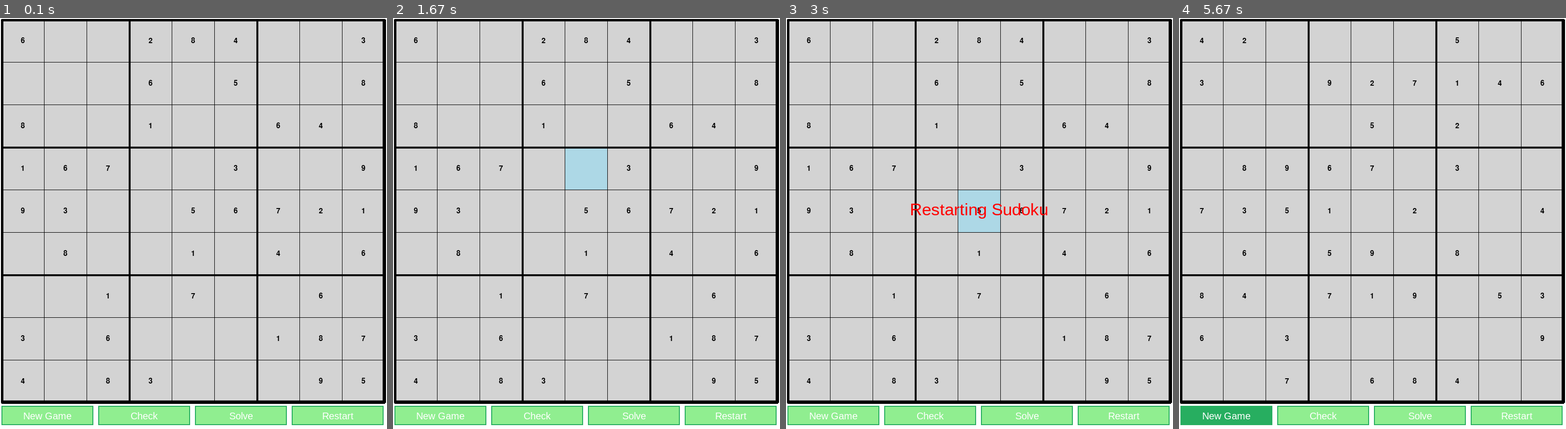
Above: before the commit, frames 1-4 (left to right).
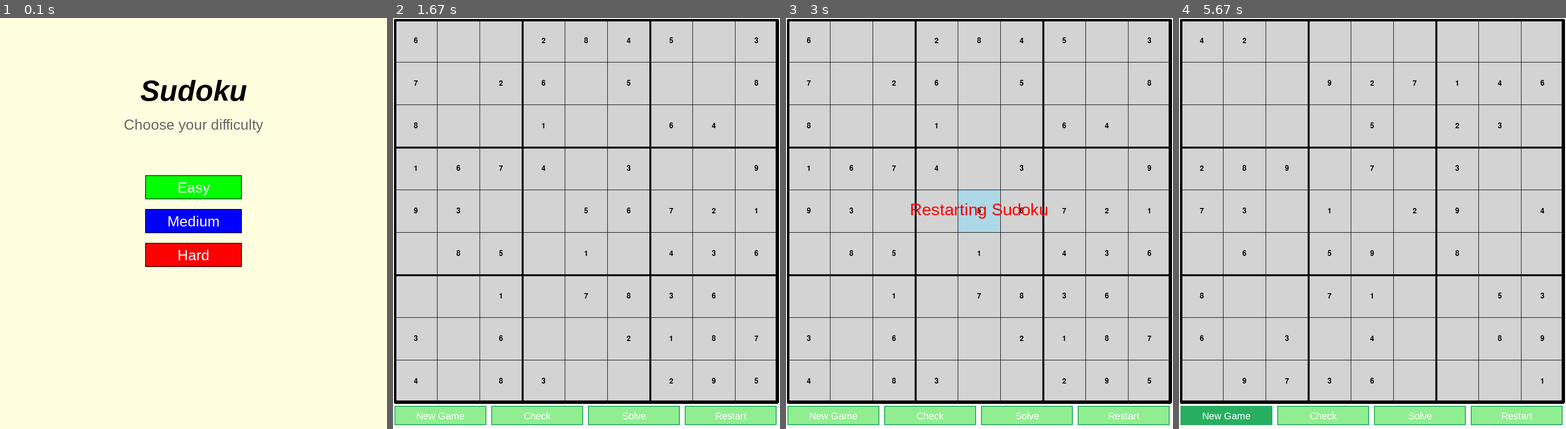
Above: after the commit, the same moments.

Repository: jeanbapd/Sudoku-pygame
Game: pygame game, started from main.py
Two runs of this game, one before a commit and one after it. Both use one fixed random seed, a clock stepped at 60 frames per second and the inputs below.
Inputs (mouse positions are in pixels of both pictures, inside the frame that each line leads up to):
- Up to frame 1 (0.1 s): no input
- Up to frame 2 (1.67 s): click (586, 186) at 0.88 s, where only the run after the commit has a clickable "Easy"; tap 1 at 1.17 s; tap 0 at 1.5 s
- Up to frame 3 (3 s): click "Restart" at 1.88 s; tap 2 at 2.17 s; tap 6 at 2.5 s; click "Restarting Sudoku" at 2.88 s
- Up to frame 4 (5.67 s): hold Up 3.17-3.63 s; click "New Game" at 3.72 s; hold 3 4-4.47 s; hold Right 4-4.47 s; tap 4 at 4.5 s; tap 7 at 4.83 s; hold 5 5.17-5.63 s; hold Right 5.17-5.63 s

The runs differ from the first frame. In frame 1, 100% of the frame differs, in the area x 0-100%, y 0-100%; in frame 2, 1.2%; in frame 3, less than 0.1%; in frame 4, 0.2%.

Commit message:
feat: Update main to add the menu

Diff:
--- a/main.py
+++ b/main.py
@@ -8,6 +8,8 @@
 from src.grid import Grid
 
 from src.constant import *
+from src.menu import Menu
+
 
 def main():
     """
@@ -23,9 +25,14 @@
 
     clock = pygame.time.Clock()#Create clock for FPS
 
-    game = Grid()#Create the grid
+    #Game state
+    STATE_MENU = "menu"
+    STATE_GAME = "game"
+    current_state = STATE_MENU
 
-    game.generate_new_game()#Generate the game
+    menu = Menu(screen)
+
+    game = None
 
     grid_px = GRID_PX
     offset_x = (WINDOW_WIDTH - grid_px) // 2 - 1
@@ -47,93 +54,104 @@
     while running:
         #Handle pygame.QUIT event
         for event in pygame.event.get():
-            match event.type:
-                case pygame.QUIT:
-                    running = False
-                case pygame.MOUSEBUTTONDOWN:
-                    #Get mouse position
-                    pos = pygame.mouse.get_pos()
+            if event.type == pygame.QUIT:
+                running = False
+            elif current_state == STATE_MENU:
+                difficulty = menu.handle_event(event)
+                if difficulty:
+                    game = Grid()
+                    game.generate_new_game(difficulty)
+                    current_state = STATE_GAME
+            elif current_state == STATE_GAME:
+                match event.type:
+                    case pygame.MOUSEBUTTONDOWN:
+                        #Get mouse position
+                        pos = pygame.mouse.get_pos()
 
-                    if new_button.is_clicked(pos):
-                        game.generate_new_game()
-                        message = "New Game is STARTED"
-                        message_timer += 100
-                    elif check_button.is_clicked(pos):
-                        if game.is_completed():
-                            message = "Congratulations! You have completed the SUDOKU!"
+                        if new_button.is_clicked(pos):
+                            game.generate_new_game()
+                            message = "New Game is STARTED"
+                            message_timer += 100
+                        elif check_button.is_clicked(pos):
+                            if game.is_completed():
+                                message = "Congratulations! You have completed the SUDOKU!"
+                                message_timer += 100
+                            else:
+                                message = "Not yet completed or errors present"
+                                message_timer += 100
+                        elif solve_button.is_clicked(pos):
+                            game.solve_grid()
+                            message = "Sudoku has been solved and it is the solution!"
+                            message_timer += 100
+                        elif restart_button.is_clicked(pos):
+                            game.reset()
+                            message = "Restarting Sudoku"
                             message_timer += 100
                         else:
-                            message = "Not yet completed or errors present"
-                            message_timer += 100
-                    elif solve_button.is_clicked(pos):
-                        game.solve_grid()
-                        message = "Sudoku has been solved and it is the solution!"
-                        message_timer += 100
-                    elif restart_button.is_clicked(pos):
-                        game.reset()
-                        message = "Restarting Sudoku"
-                        message_timer += 100
-                    else:
-                        cell = game.get_cell_from_pos(pos)
+                            cell = game.get_cell_from_pos(pos)
 
-                        if cell:#Select cell if valid
-                            row, col = cell
-                            game.select_cell(row,col)
-                case pygame.KEYDOWN:
-                    #Number keys 1-9
-                    match event.key:
-                        case pygame.K_1 | pygame.K_KP1:
-                            game.place_number(1)
-                        case pygame.K_2 | pygame.K_KP2:
-                            game.place_number(2)
-                        case pygame.K_3 | pygame.K_KP3:
-                            game.place_number(3)
-                        case pygame.K_4 | pygame.K_KP4:
-                            game.place_number(4)
-                        case pygame.K_5 | pygame.K_KP5:
-                            game.place_number(5)
-                        case pygame.K_6 | pygame.K_KP6:
-                            game.place_number(6)
-                        case pygame.K_7 | pygame.K_KP7:
-                            game.place_number(7)
-                        case pygame.K_8 | pygame.K_KP8:
-                            game.place_number(8)
-                        case pygame.K_9 | pygame.K_KP9:
-                            game.place_number(9)
-                        #Clear keys
-                        case pygame.K_BACKSPACE | pygame.K_DELETE | pygame.K_0 | pygame.K_KP0:
-                            game.clear_cells()
-                        #Arrow key
-                        case pygame.K_UP if game.selected:
-                            row, col = game.selected
-                            game.select_cell(max(0,row-1),col)
-                        case pygame.K_DOWN if game.selected:
-                            row, col = game.selected
-                            game.select_cell(min(8,row + 1),col)
-                        case pygame.K_LEFT if game.selected:
-                            row, col = game.selected
-                            game.select_cell(row,max(0,col - 1))
-                        case pygame.K_RIGHT if game.selected:
-                            row, col = game.selected
-                            game.select_cell(row,min(8,col + 1))
+                            if cell:#Select cell if valid
+                                row, col = cell
+                                game.select_cell(row,col)
+                    case pygame.KEYDOWN:
+                        #Number keys 1-9
+                        match event.key:
+                            case pygame.K_1 | pygame.K_KP1:
+                                game.place_number(1)
+                            case pygame.K_2 | pygame.K_KP2:
+                                game.place_number(2)
+                            case pygame.K_3 | pygame.K_KP3:
+                                game.place_number(3)
+                            case pygame.K_4 | pygame.K_KP4:
+                                game.place_number(4)
+                            case pygame.K_5 | pygame.K_KP5:
+                                game.place_number(5)
+                            case pygame.K_6 | pygame.K_KP6:
+                                game.place_number(6)
+                            case pygame.K_7 | pygame.K_KP7:
+                                game.place_number(7)
+                            case pygame.K_8 | pygame.K_KP8:
+                                game.place_number(8)
+                            case pygame.K_9 | pygame.K_KP9:
+                                game.place_number(9)
+                            #Clear keys
+                            case pygame.K_BACKSPACE | pygame.K_DELETE | pygame.K_0 | pygame.K_KP0:
+                                game.clear_cells()
+                            #Arrow key
+                            case pygame.K_UP if game.selected:
+                                row, col = game.selected
+                                game.select_cell(max(0,row-1),col)
+                            case pygame.K_DOWN if game.selected:
+                                row, col = game.selected
+                                game.select_cell(min(8,row + 1),col)
+                            case pygame.K_LEFT if game.selected:
+                                row, col = game.selected
+                                game.select_cell(row,max(0,col - 1))
+                            case pygame.K_RIGHT if game.selected:
+                                row, col = game.selected
+                                game.select_cell(row,min(8,col + 1))
 
-        if message_timer > 0:
-            message_timer -=1
-            if message_timer == 0:
-                message = ""
-        pos = pygame.mouse.get_pos()
-        for btn in buttons:
-            btn.check_hover(pos)
-        game.draw(screen)#Call game.draw to render
+        if current_state == STATE_MENU:
+            menu.update()
+            menu.draw()
+        elif current_state == STATE_GAME:
+            if message_timer > 0:
+                message_timer -=1
+                if message_timer == 0:
+                    message = ""
+            pos = pygame.mouse.get_pos()
+            for btn in buttons:
+                btn.check_hover(pos)
+            game.draw(screen)#Call game.draw to render
 
-        for button in buttons:
-            button.draw(screen)
+            for button in buttons:
+                button.draw(screen)
 
-        if message:
-            text =  pygame.font.SysFont("Arial",35)
-            text_surface = text.render(message,True,(255,0,0))
-            text_rect = text_surface.get_rect(center=( offset_x + GRID_PX/2,GRID_PX/2))
-            screen.blit(text_surface,text_rect)
+            if message:
+                text =  pygame.font.SysFont("Arial",35)
+                text_surface = text.render(message,True,(255,0,0))
+                text_rect = text_surface.get_rect(center=( offset_x + GRID_PX/2,GRID_PX/2))
+                screen.blit(text_surface,text_rect)
         pygame.display.flip()#Update display
 
         clock.tick(60)
